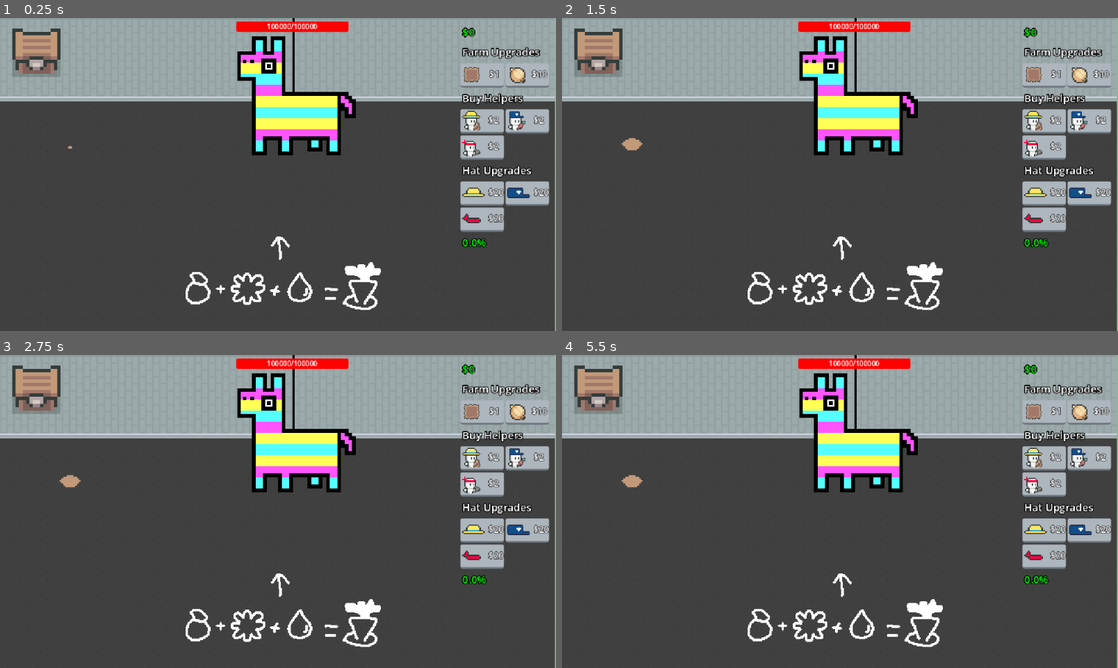
Above: before the commit, frames 1-4 (two rows, left to right).
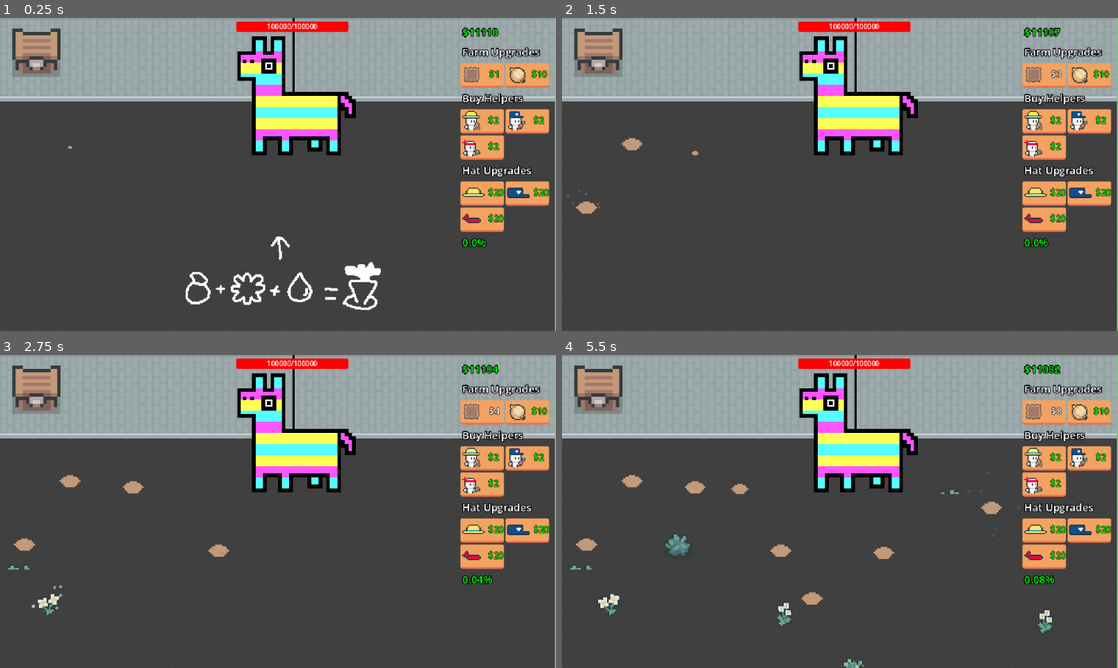
Above: after the commit, the same moments.

Repository: eric-marsh/farminata
Game: Godot game, scene res://scene/scene_switcher.tscn
Same seed, same stepped clock (60 frames per second), same inputs: the game is played once before the commit and once after it. Sound files missing from this copy of the repository are replaced by a short silence.
Inputs (mouse positions are in pixels of both pictures, inside the frame that each line leads up to):
- Up to frame 1 (0.25 s): no input
- Up to frame 2 (1.5 s): click (1045, 74) at 0.5 s, where only the run after the commit has a clickable "$1"; click (1045, 74) at 1.25 s, where only the run after the commit has a clickable "$2"
- Up to frame 3 (2.75 s): click (483, 411) at 2 s, where only the run after the commit has a clickable "$3"
- Up to frame 4 (5.5 s): click (1045, 411) at 2.75 s, where only the run after the commit has a clickable "$4"; click (1045, 411) at 3.5 s, where only the run after the commit has a clickable "$5"; click (1045, 411) at 4.25 s, where only the run after the commit has a clickable "$6"; click (1045, 411) at 5 s, where only the run after the commit has a clickable "$7"

The runs differ from the first frame. In frame 1, 4.2% of the frame differs, in the area x 82-99%, y 3-69%; in frame 2, 5.6%; in frame 3, 6.0%; in frame 4, 6.9%, in the area x 1-99%, y 3-100%.
Error in both runs: Out of bounds get index '0' (on base: 'Array[Node]') (res://scene/plots_container.gd:9)

Commit message:
area2d to pick up droppables

Diff:
--- a/scene/helper/helper.tscn
+++ b/scene/helper/helper.tscn
@@ -201,6 +201,9 @@
 line_spacing = -4.0
 font_size = 8
 font_color = Color(0, 1, 0, 1)
+
+[sub_resource type="CircleShape2D" id="CircleShape2D_x75v7"]
+radius = 27.0
 
 [node name="Helper" type="CharacterBody2D"]
 y_sort_enabled = true
@@ -266,3 +269,11 @@
 y_sort_enabled = true
 texture = ExtResource("6_x75v7")
 offset = Vector2(0, -28)
+
+[node name="GrabDroppablesArea" type="Area2D" parent="."]
+
+[node name="CollisionShape2D" type="CollisionShape2D" parent="GrabDroppablesArea"]
+position = Vector2(-1, -5)
+shape = SubResource("CircleShape2D_x75v7")
+
+[connection signal="body_entered" from="GrabDroppablesArea" to="." method="_on_grab_droppables_area_body_entered"]
--- a/script/debug.gd
+++ b/script/debug.gd
@@ -3,7 +3,7 @@
 var ALL_FULL_CROPS_AT_START:bool = false
 
 var DONT_SAVE:bool = false
-var DONT_LOAD:bool = false
+var DONT_LOAD:bool = true
 
 var DELETE_SAVE:bool = false
 
@@ -11,7 +11,7 @@
 
 var DEBUG_SHOW_HELPER_STATE: bool = false
 
-var STARTING_MONEY: int = 0
+var STARTING_MONEY: int = 11110
 
 #var Helper_Speed: float = 200.0
 var Helper_Speed: float = 0.0
--- a/script/helper/helper.gd
+++ b/script/helper/helper.gd
@@ -212,6 +212,7 @@
 				set_state(Enum.Helper_State.Idle)
 				return
 			pick_up_droppable(target_droppable)
+			target_droppable = null
 			set_state(Enum.Helper_State.Deliver_Item)
 			return
 		Enum.Helper_State.Deliver_Item:
@@ -288,18 +289,25 @@
 
 func is_holding_drop_type(d_type: Enum.Drop_Type) -> bool:
 	for temp_drop in held_droppables:
-		if temp_drop.drop_type == d_type:
+		if temp_drop and temp_drop.drop_type == d_type:
 			return true
 	return false
 
 func is_holding_seed() -> bool:
 	for temp_drop in held_droppables:
-		if DropUtil.is_seed(temp_drop.drop_type):
+		if temp_drop and DropUtil.is_seed(temp_drop.drop_type):
 			return true
 	return false
 
 func pick_up_droppable(d: droppable) -> void:
+	if !is_instance_valid(d) or d.is_held or DropUtil.is_hat(d.drop_type) or  (helper_type != Enum.Helper_Type.Pluck and DropUtil.is_produce(d.drop_type)):
+		return
+
 	for temp_drop in held_droppables:
+		if !temp_drop:
+			check_held_items_for_freed()
+			temp_drop = null
+			continue
 		if temp_drop.drop_type == d.drop_type:
 			return
 	held_droppables.push_back(d)
@@ -307,7 +315,6 @@
 	$HeldItem.visible = true
 	#d.delete()
 	d.hide_droppable()
-	target_droppable = null
 
 	# update images
 	if DropUtil.is_seed(d.drop_type):
@@ -420,3 +427,8 @@
 			$HatSprite.offset.x = -3
 		else:
 			$HatSprite.offset.x = 3
+
+
+func _on_grab_droppables_area_body_entered(body: Node2D) -> void:
+	if body is droppable:
+		pick_up_droppable(body)
Not shown: 1 places in scene/helper/helper.tscn that only renumber resources
Not shown: 1 places in scene/main.tscn that only renumber resources
